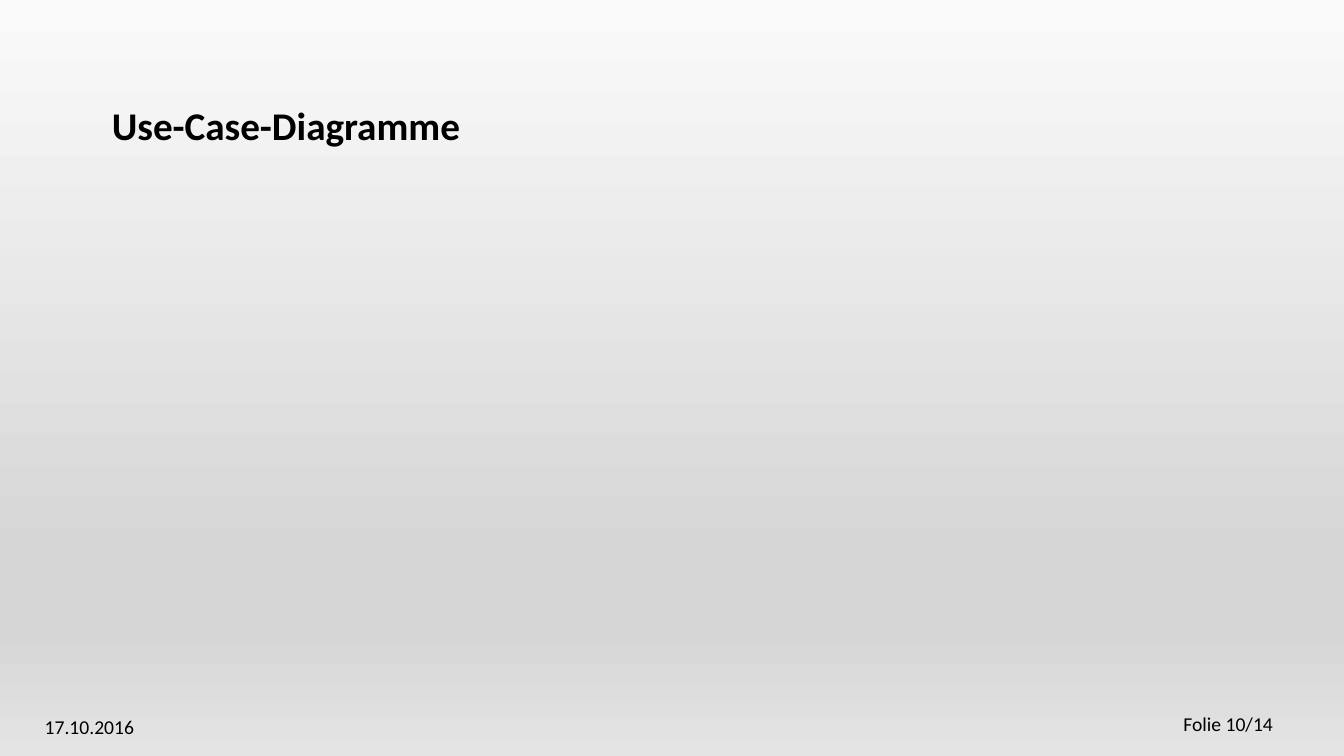
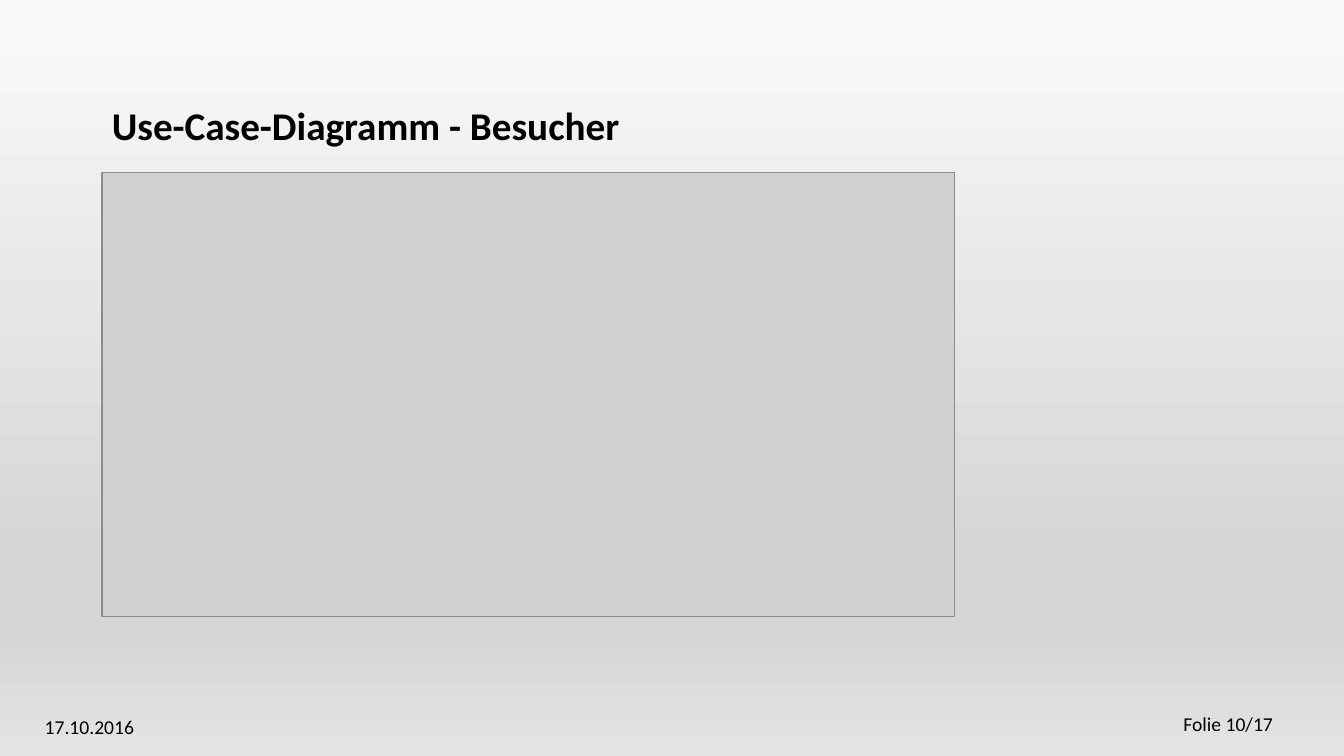
Before and after one commit to Festiva-Team/festiva_documents, a slide deck: slide 10 of Festiva.pptx. Drawn at 1344x756 pixels with LibreOffice and Linux fonts; fonts in the diff are those of the drawing; grey boxes stand for pictures. Boxes give left, top, right and bottom in pixels: in the first picture for what was removed or moved away, otherwise in the second. Text is boxed around its words. In the diff, an @@ line names an element or a change of style, - is before the commit and + after.

Commit message:
Ergänzung Fachkonzept und Präsentation, Finalisieren der Use-Case Diagramme

```diff
--- a/Festiva.pptx
+++ b/Festiva.pptx
@@ text at (112, 112, 619, 147): text changed @@
-Use-Case-Diagramme
+Use-Case-Diagramm - Besucher
@@ picture added at (102, 172, 955, 616) @@
@@ page number at (1183, 717, 1273, 732): text changed @@
-Folie 10/14
+Folie 10/17
```
Also in this commit, not shown: 5 slides added, 1 slide removed, 8 other files.
